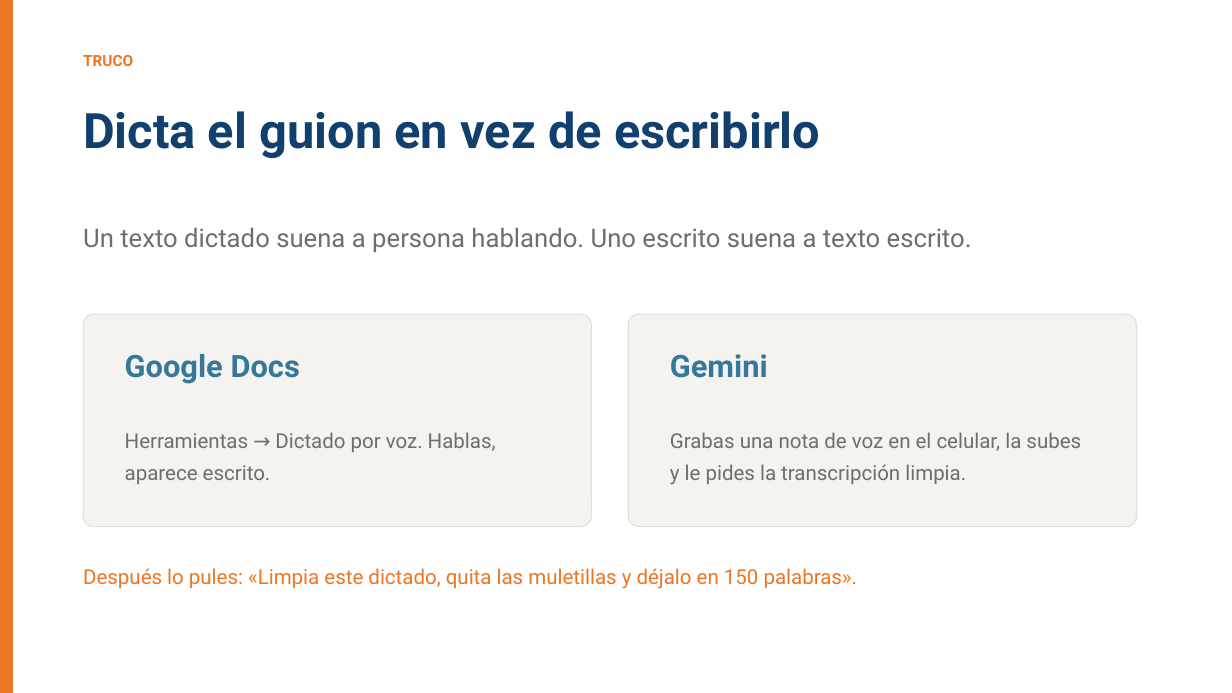
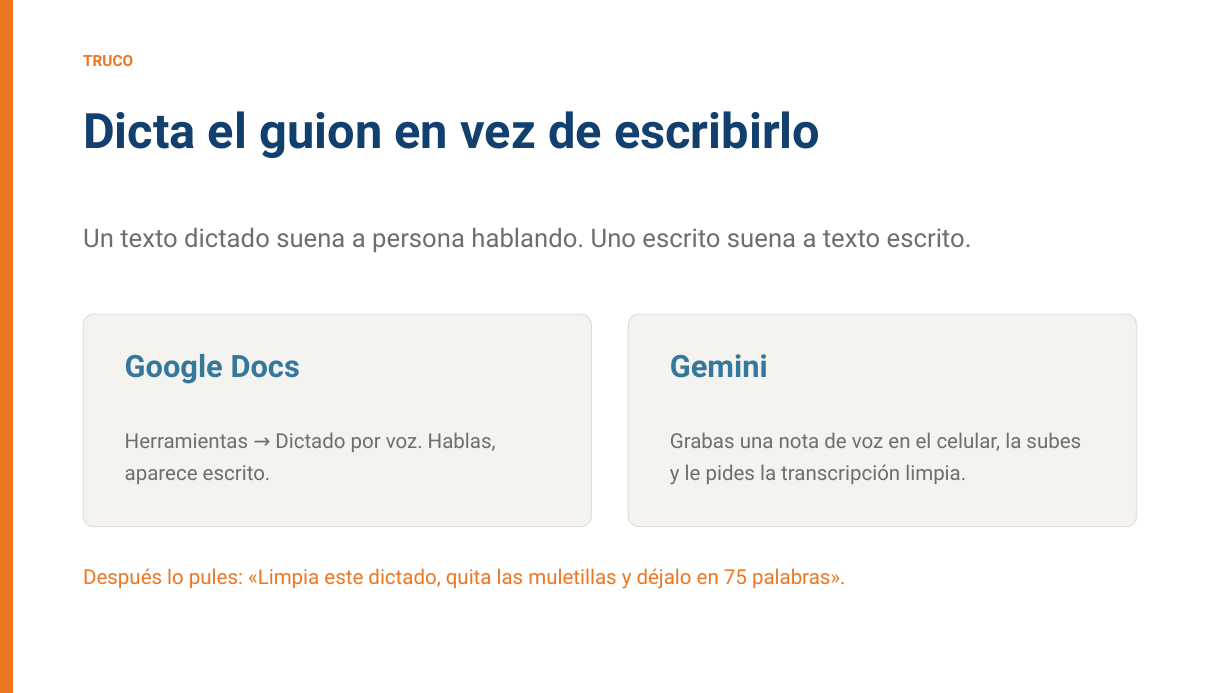
Before and after one commit to BioAITeamLearning/IntroInfo_2026_02_Ucaldas, a slide deck: slide 7 of _static/sesion06/S06_audio_imagen_video.pptx. Drawn at 1232x693 pixels with LibreOffice and Linux fonts; fonts in the diff are those of the drawing. Boxes give left, top, right and bottom in pixels: in the first picture for what was removed or moved away, otherwise in the second. Text is boxed around its words. In the diff, an @@ line names an element or a change of style, - is before the commit and + after.

```diff
--- a/_static/sesion06/S06_audio_imagen_video.pptx
+++ b/_static/sesion06/S06_audio_imagen_video.pptx
@@ text at box(83, 568, 845, 589): text changed @@
-Después lo pules: «Limpia este dictado, quita las muletillas y déjalo en 150 palabras».
+Después lo pules: «Limpia este dictado, quita las muletillas y déjalo en 75 palabras».
```
Also in this commit, not shown: 11 other slides changed, 2 other files.
